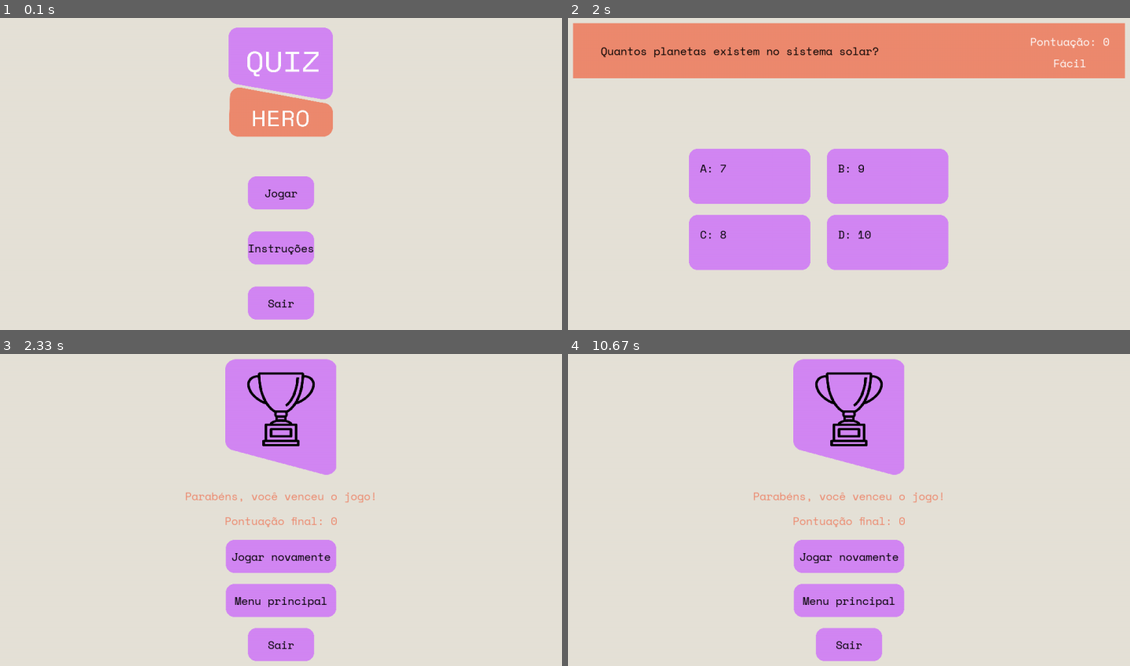
Above: before the commit, frames 1-4 (two rows, left to right).
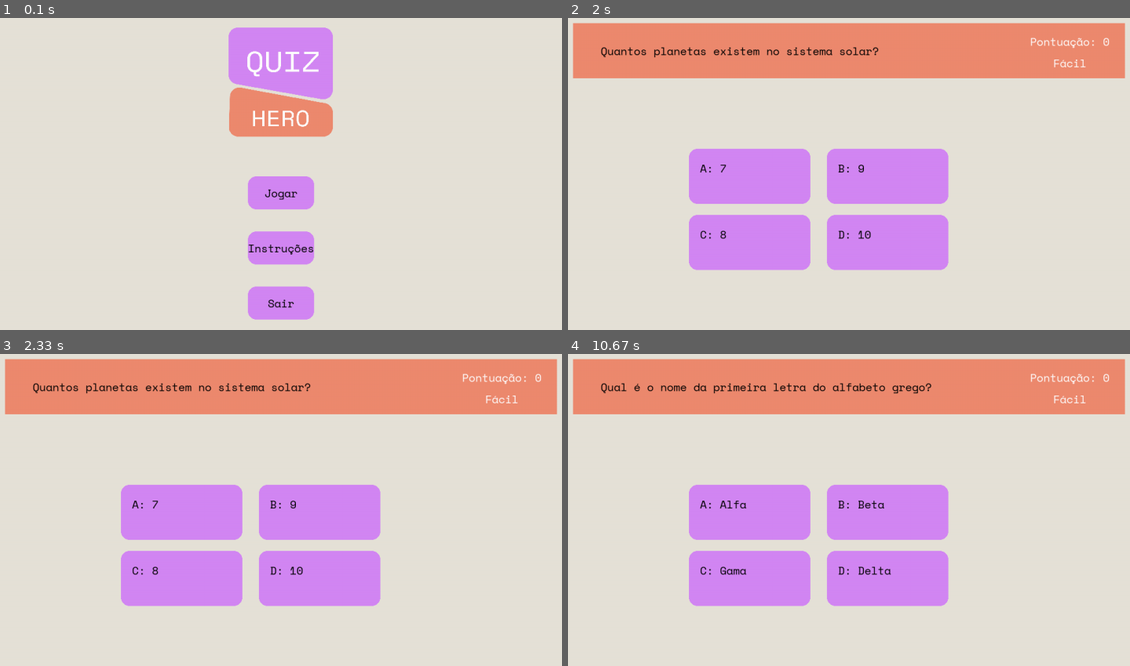
Above: after the commit, the same moments.

Repository: insper-classroom/devlife-23-1-projeto-pygame-jonas-pelegrina-gabriel-mendes
Game: pygame game, started from game2/jogo.py
Same seed, same stepped clock (60 frames per second), same inputs: the game is played once before the commit and once after it.
Inputs (mouse positions are in pixels of both pictures, inside the frame that each line leads up to):
- Up to frame 1 (0.1 s): no input
- Up to frame 2 (2 s): click (849, 183) at 0.38 s; click (933, 217) at 0.72 s; click "Jogar novamente" at 1.05 s; click "A: 21 de" at 1.38 s; click "Jogar novamente" at 1.72 s
- Up to frame 3 (2.33 s): click "C: 8" at 2.05 s
- Up to frame 4 (10.67 s): click (888, 578) at 2.38 s, where only the run after the commit has a clickable "D: 10"; click "Jogar novamente" at 2.72 s; press the mouse at (888, 578) at 3.03 s; move the mouse to (893, 534) at 3.13 s; release the mouse at (905, 494) at 3.27 s; click (809, 609) at 6.88 s; click "Jogar" at 7.22 s; click (882, 559) at 7.55 s; press the mouse at (882, 559) at 9.87 s; move the mouse to (871, 572) at 9.97 s; release the mouse at (860, 584) at 10.1 s; click "Jogar" at 10.22 s; click (781, 528) at 10.55 s

Frames 1-2 are identical in both runs. In frame 3, 37% of the frame differs, in the area x 0-100%, y 1-99%; in frame 4, 37%.

Commit message:
Código atualizado.

Diff:
--- a/game2/tela_de_jogo.py
+++ b/game2/tela_de_jogo.py
@@ -7,6 +7,8 @@
 # Classe da tela de instruções
 class TelaJogo:
     def __init__(self, perguntas):
+
+        self.window = display.set_mode((1280, 720))
 
         # Carrega fonte
         self.fonte_jogo = font.Font ('game2/assets/fonts/SpaceMono-Regular.ttf', 20)
@@ -94,7 +96,7 @@
         for evento in event.get():
             if evento.type == QUIT:
                 return 'sair'
-            if evento.type == MOUSEBUTTONUP:
+            elif evento.type == MOUSEBUTTONUP:
                 if evento.button == 1:
                     if self.botao_a.verifica_clique(evento.pos[0], evento.pos[1]):
                         if self.resposta == "A":
@@ -107,9 +109,9 @@
 
                             # Sorteia nova questão
                             self.questao_sorteada = sorteia_questao(self.dicionario_classificado, 'Fácil')
-                            display.update()
+                            window.blit (self.pontuacao_do_jogador, (1280/2 - self.pontuacao_do_jogador.get_width()/2 + 400, 720/6 - self.pontuacao_do_jogador.get_height()))
 
-                            return 'venceu'
+
 
                         else:
                             self.fail.play()
@@ -127,9 +129,9 @@
 
                             # Sorteia nova questão
                             self.questao_sorteada = sorteia_questao(self.dicionario_classificado, 'Fácil')
-                            display.update()
+                            window.blit (self.pontuacao_do_jogador, (1280/2 - self.pontuacao_do_jogador.get_width()/2 + 400, 720/6 - self.pontuacao_do_jogador.get_height()))
 
-                            return 'venceu'
+
 
                         else:
                             self.fail.play()
@@ -147,9 +149,9 @@
 
                             # Sorteia nova questão
                             self.questao_sorteada = sorteia_questao(self.dicionario_classificado, 'Fácil')
-                            display.update()
+                            window.blit (self.pontuacao_do_jogador, (1280/2 - self.pontuacao_do_jogador.get_width()/2 + 400, 720/6 - self.pontuacao_do_jogador.get_height()))
 
-                            return 'venceu'
+
 
                         else:
                             self.fail.play()
@@ -167,9 +169,8 @@
 
                             # Sorteia nova questão
                             self.questao_sorteada = sorteia_questao(self.dicionario_classificado, 'Fácil')
-                            display.update()
+                            window.blit (self.pontuacao_do_jogador, (1280/2 - self.pontuacao_do_jogador.get_width()/2 + 400, 720/6 - self.pontuacao_do_jogador.get_height()))
 
-                            return 'venceu'
 
                         else:
                             self.fail.play()
